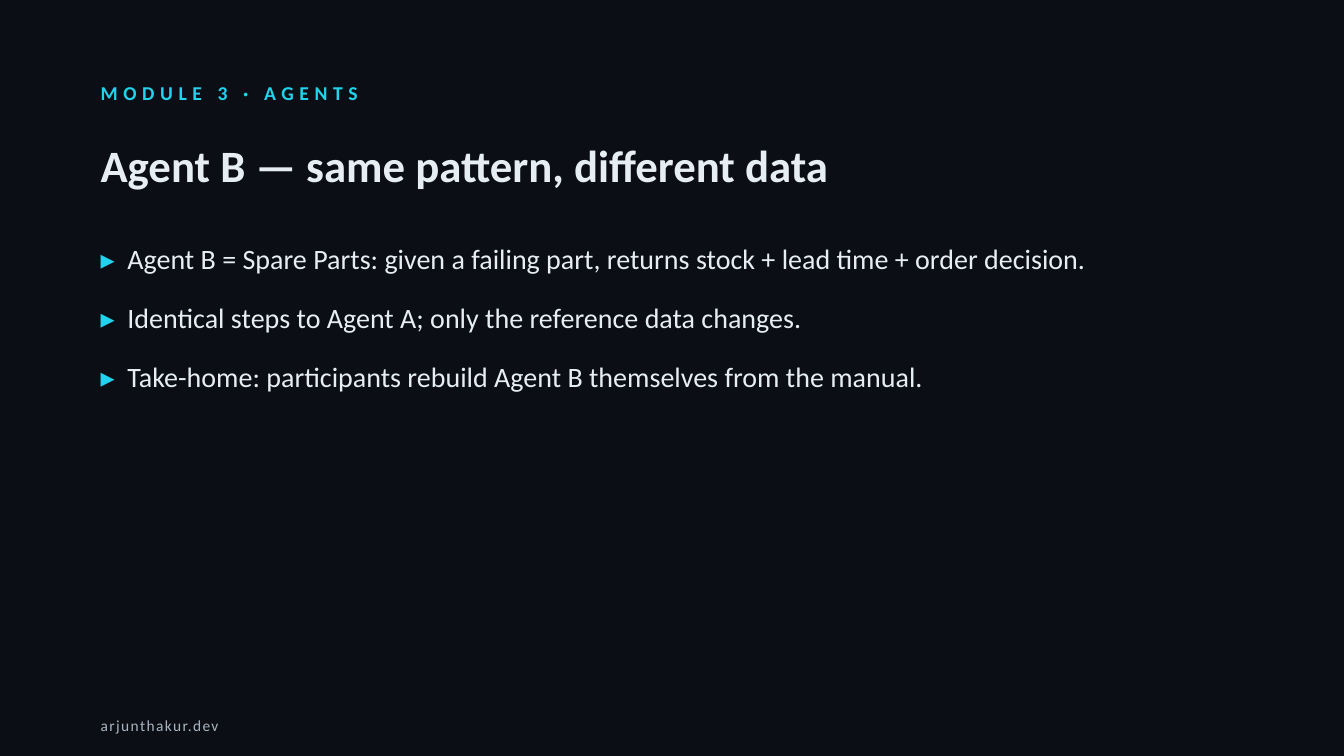
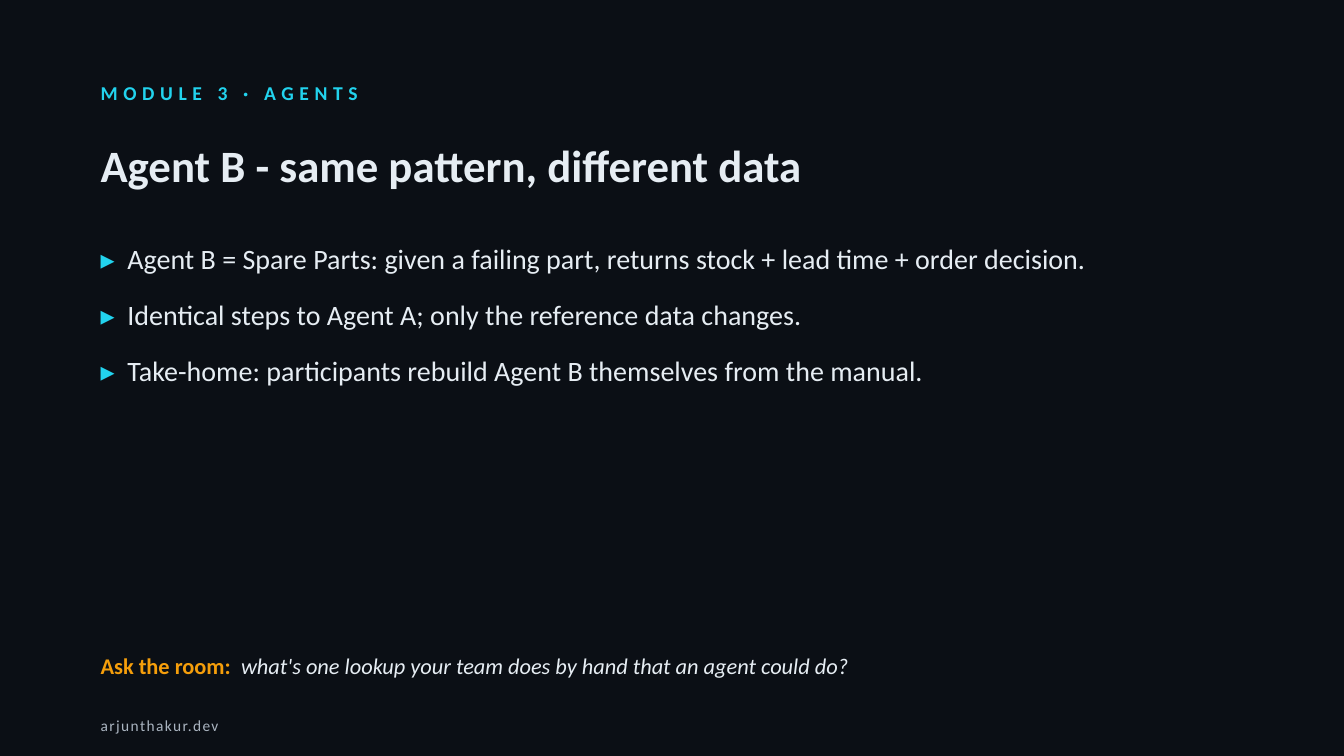
Before and after one commit to thakurarjun247/lgelectronics, a slide deck: slide 25 of LG-AI-Training-4hr.pptx (slide 24 before the commit). Drawn at 1344x756 pixels with LibreOffice and Linux fonts; fonts in the diff are those of the drawing. Boxes give left, top, right and bottom in pixels: in the first picture for what was removed or moved away, otherwise in the second. Text is boxed around its words. In the diff, an @@ line names an element or a change of style, - is before the commit and + after.

```diff
--- a/LG-AI-Training-4hr.pptx
+++ b/LG-AI-Training-4hr.pptx
@@ text at [101,150,801,190]: text changed @@
-Agent B — same pattern, different data
+Agent B - same pattern, different data
@@ text "▸ Agent B = Spare ..." rewrapped from [127,249,1085,392] to [127,249,1085,386] @@
@@ text added at [101,658,848,678], 16 pt, text #E6EDF3, italic @@
+Ask the room: what's one lookup your team does by hand that an agent could do?
```
Also in this commit, not shown: 25 other slides changed, 2 slides added, 1 slide removed, 2 other files.
